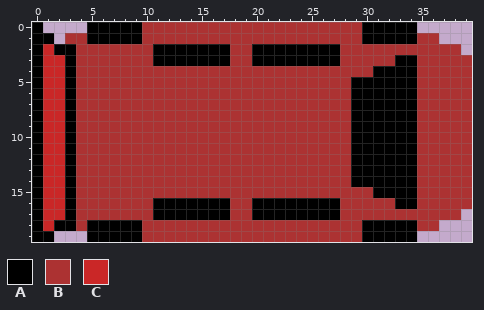
Two versions of one pixel-art file, car.ase. The picture above was drawn from the file before the commit.
40x20 pixels, 1 frame.
Palette (. is transparent): A #000000  B #ac3232  C #ca2727
Pixels before, first column x 0:
 0 A....AAAAABBBBBBBBBBBBBBBBBBBBAAAAA.....
 1 AA.BBAAAAABBBBBBBBBBBBBBBBBBBBAAAAABB...
 2 ACAABBBBBBBAAAAAAABBAAAAAAAABBBBBBBBBBB.
 3 ACCABBBBBBBAAAAAAABBAAAAAAAABBBBBAABBBBB
 4 ACCABBBBBBBBBBBBBBBBBBBBBBBBBBBAAAABBBBB
 5 ACCABBBBBBBBBBBBBBBBBBBBBBBBBAAAAAABBBBB
 6 ACCABBBBBBBBBBBBBBBBBBBBBBBBBAAAAAABBBBB
 7 ACCABBBBBBBBBBBBBBBBBBBBBBBBBAAAAAABBBBB
 8 ACCABBBBBBBBBBBBBBBBBBBBBBBBBAAAAAABBBBB
 9 ACCABBBBBBBBBBBBBBBBBBBBBBBBBAAAAAABBBBB
10 ACCABBBBBBBBBBBBBBBBBBBBBBBBBAAAAAABBBBB
11 ACCABBBBBBBBBBBBBBBBBBBBBBBBBAAAAAABBBBB
12 ACCABBBBBBBBBBBBBBBBBBBBBBBBBAAAAAABBBBB
13 ACCABBBBBBBBBBBBBBBBBBBBBBBBBAAAAAABBBBB
14 ACCABBBBBBBBBBBBBBBBBBBBBBBBBAAAAAABBBBB
15 ACCABBBBBBBBBBBBBBBBBBBBBBBBBBBAAAABBBBB
16 ACCABBBBBBBAAAAAAABBAAAAAAAABBBBBAABBBBB
17 ACCABBBBBBBAAAAAAABBAAAAAAAABBBBBBBBBBB.
18 ACAABAAAAABBBBBBBBBBBBBBBBBBBBAAAAABB...
19 AA...AAAAABBBBBBBBBBBBBBBBBBBBAAAAA.....
The result:
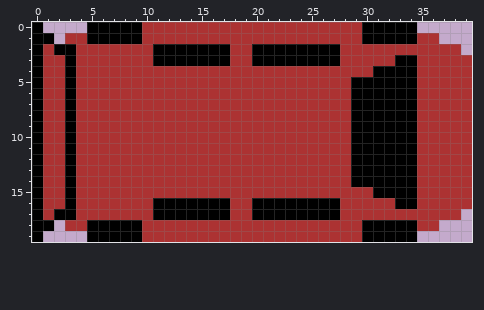
From old to new:
Changed rows in their new state; - is an unchanged pixel.
first column x 1:
 2 B--
 3 BB-
 4 BB-
 5 BB-
 6 BB-
 7 BB-
 8 BB-
 9 BB-
10 BB-
11 BB-
12 BB-
13 BB-
14 BB-
15 BB-
16 BB-
17 BA-
18 A.B
19 .--
Where, in picture pixels (left, top, right, bottom), the same in both pictures:
changed: (43, 44, 76, 242)
